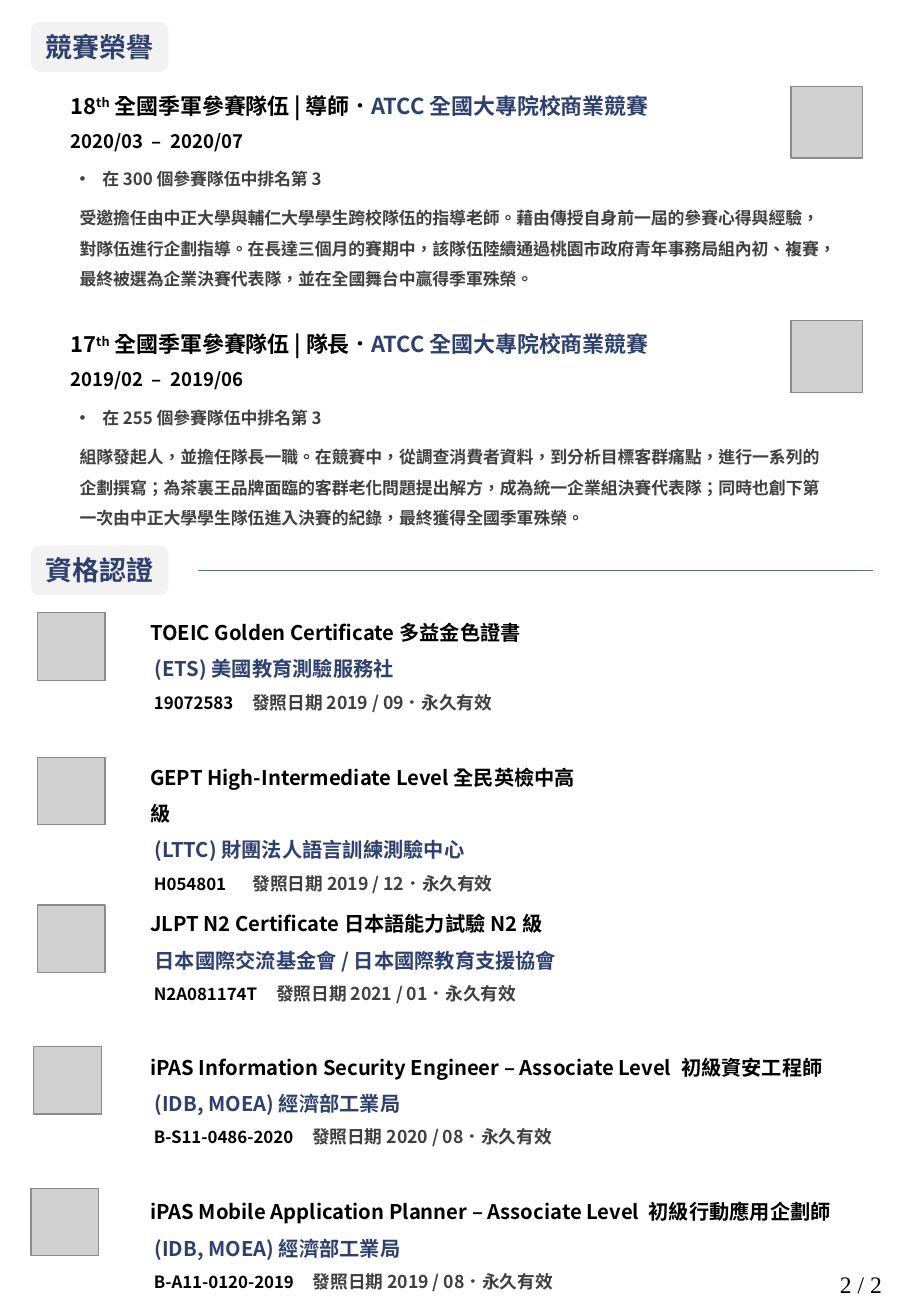
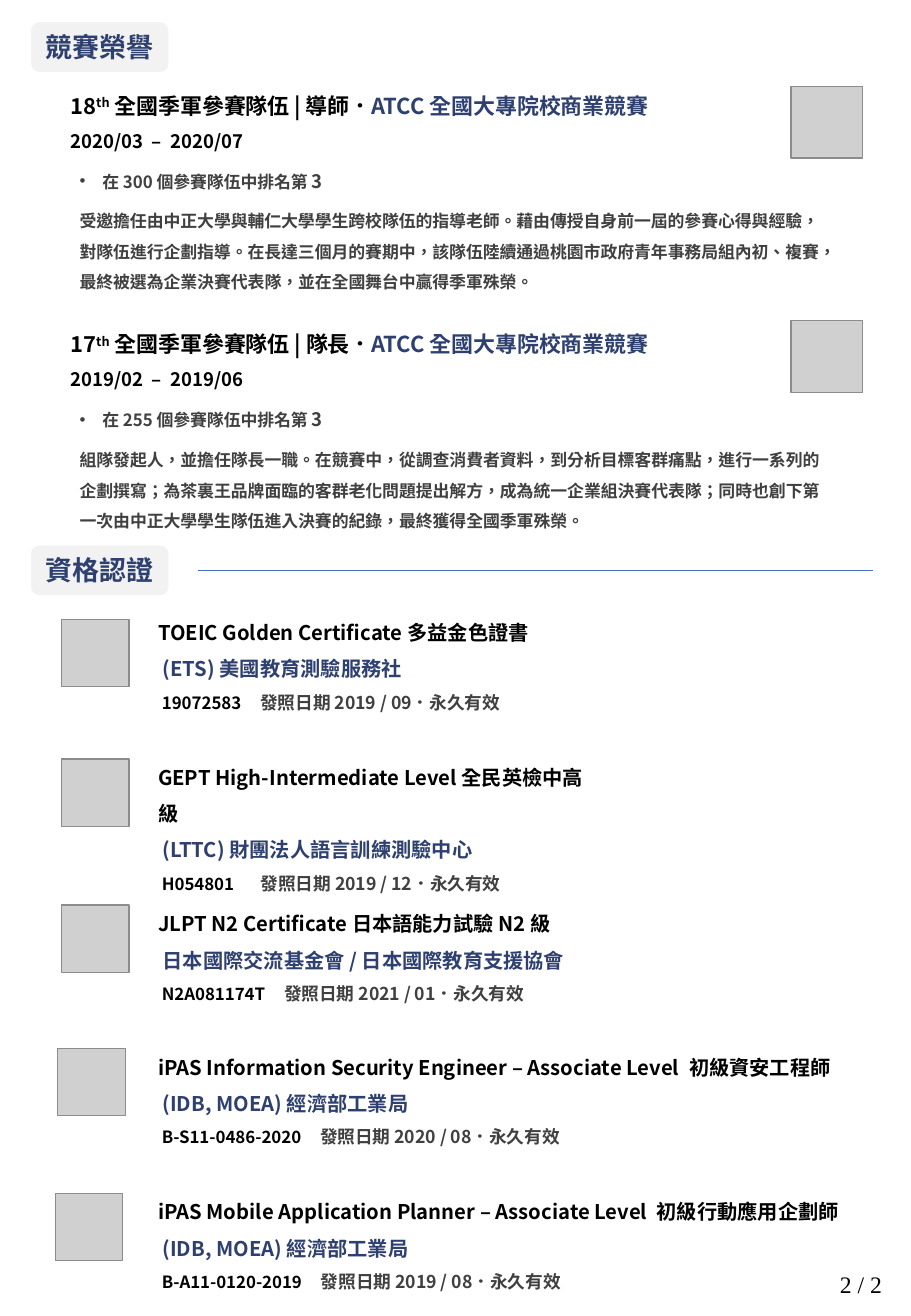
Before and after one commit to ballway/ballway.github.io, a slide deck: slide 2 of files/ballway_resume.pptx. Drawn at 911x1316 pixels with LibreOffice and Linux fonts; fonts in the diff are those of the drawing; grey boxes stand for pictures. Boxes give left, top, right and bottom in pixels: in the first picture for what was removed or moved away, otherwise in the second. Text is boxed around its words. In the diff, an @@ line names an element or a change of style, - is before the commit and + after.

```diff
--- a/files/ballway_resume.pptx
+++ b/files/ballway_resume.pptx
@@ text at <box>102,173,323,190</box>: size 10 to 11 pt in "3" @@
@@ text at <box>102,411,323,428</box>: size 10 to 11 pt in "3" @@
@@ picture: place and size @@
-picture at <box>38,613,106,680</box>
+picture at <box>62,619,130,686</box>
@@ 5 texts: place and size @@
-5 texts at <box>150,622,831,1290</box>
+5 texts at <box>158,622,839,1290</box>
@@ 3 pictures: place and size @@
-3 pictures at <box>34,758,106,1114</box>
+3 pictures at <box>58,759,130,1115</box>
@@ picture: place and size @@
-picture at <box>32,1188,100,1255</box>
+picture at <box>55,1193,121,1260</box>
```
Also in this commit, not shown: 1 other slide changed, 1 other file.
